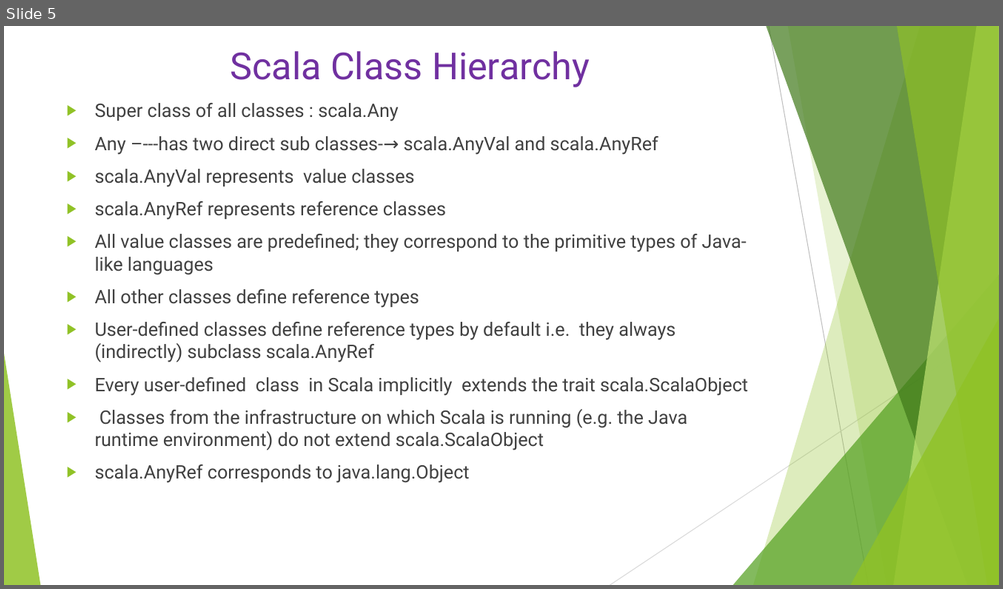
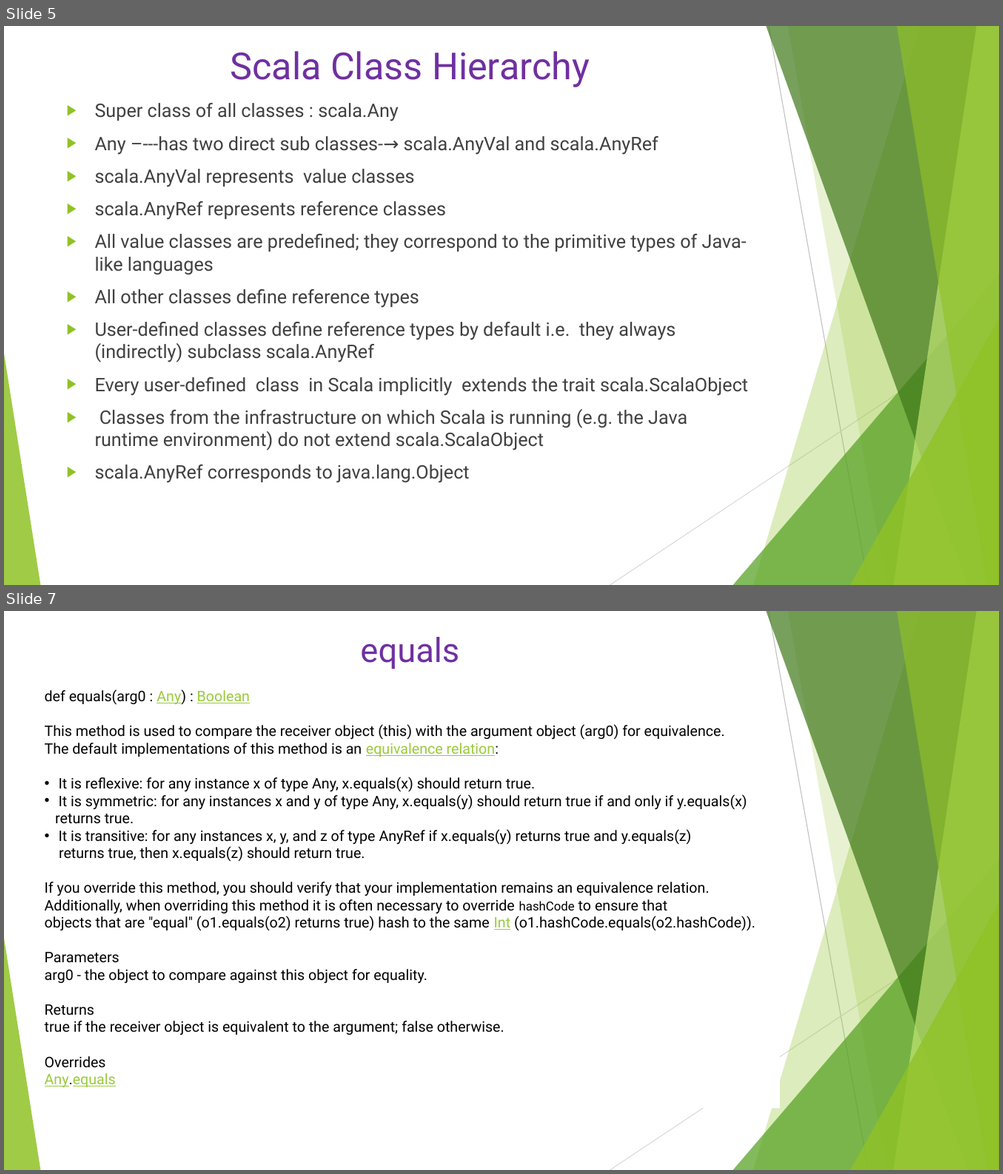
Before and after one commit to Anveshan3175/ScalaTrainingPrep, a slide deck: ScalaRepositary/ScalaTrainingPrep/Scala.pptx. Shown one above the other, each under a label of ours: slide 5 before the commit, slides 5 and 7 after it; the slides between them are not shown. The pictures are 1003x589 and 1003x1174 pixels, drawn with LibreOffice and Linux fonts; fonts in the diff are those of the drawing. Boxes give left, top, right and bottom in pixels: in the first picture for what was removed or moved away, otherwise in the second. Text is boxed around its words. In the diff, an @@ line names an element or a change of style, - is before the commit and + after.

```diff
--- a/ScalaRepositary/ScalaTrainingPrep/Scala.pptx
+++ b/ScalaRepositary/ScalaTrainingPrep/Scala.pptx
@@ slide 7 added at <box>4,611,999,1170</box>, background #FFFFFF; not listed: 10 template elements that a slide beside it also shows @@
@@ title added at <box>360,637,459,669</box>, 32.4 pt, text #7030A0 @@
+equals
@@ text added at <box>45,689,755,1088</box>, 14 pt, text #000000 @@
+def equals(arg0 : Any) : Boolean
+  This method is used to compare the receiver object (this) with the argument object (arg0) for equivalence.
+  The default implementations of this method is an equivalence relation:
+      • It is reflexive: for any instance x of type Any, x.equals(x) should return true.
+      • It is symmetric: for any instances x and y of type Any, x.equals(y) should return true if and only if y.equals(x)
+      returns true.
+      • It is transitive: for any instances x, y, and z of type AnyRef if x.equals(y) returns true and y.equals(z)
+      returns true, then x.equals(z) should return true.
+  If you override this method, you should verify that your implementation remains an equivalence relation.
+  Additionally, when overriding this method it is often necessary to override hashCode to ensure that
+  objects that are "equal" (o1.equals(o2) returns true) hash to the same Int (o1.hashCode.equals(o2.hashCode)).
+Parameters
+  arg0 - the object to compare against this object for equality.
+Returns
+  true if the receiver object is equivalent to the argument; false otherwise.
+Overrides
+  Any.equals
```
Also in this commit, not shown: 5 other slides added, 3 other files.
